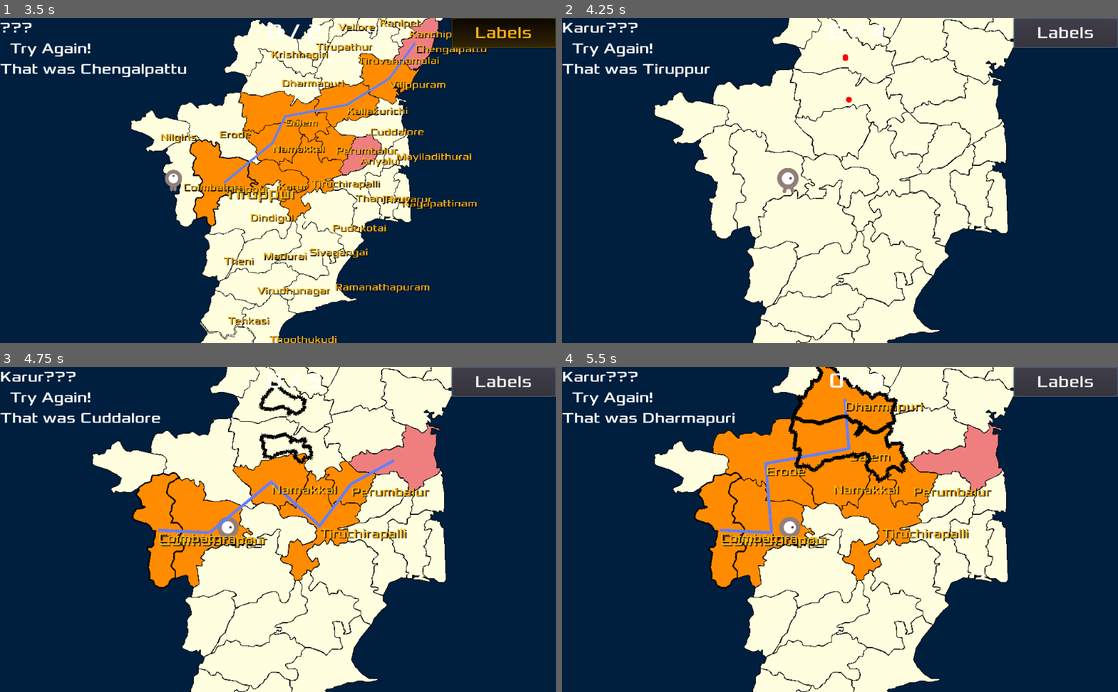
Above: before the commit, frames 1-4 (two rows, left to right).
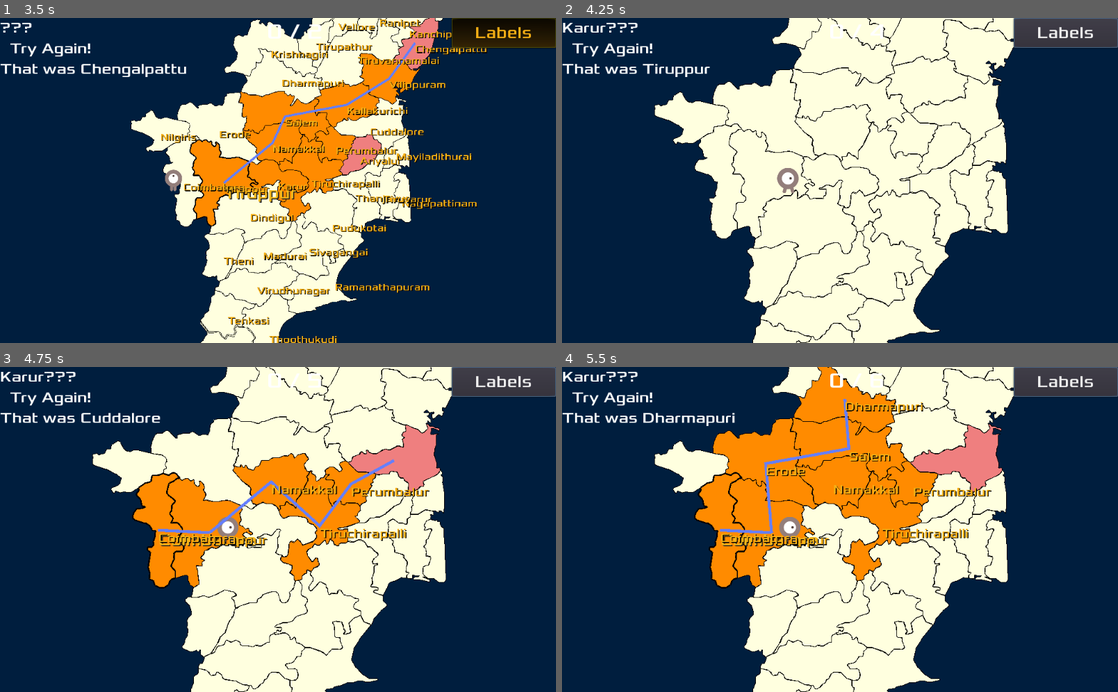
Above: after the commit, the same moments.

Repository: sharun-s/godot-tn
Game: Godot game, scene res://Node2D.tscn
The game is run twice, just before and just after one commit, with the same random seed, the same clock (stepped at 60 frames per second) and the same inputs.
Inputs (mouse positions are in pixels of both pictures, inside the frame that each line leads up to):
- Up to frame 1 (3.5 s): click "Quiz" at 0.5 s; click "Labels" at 1.25 s; tap Enter at 2 s; drag from (361, 154) to (172, 177) at 2.02 s; tap Space at 2.75 s; drag from (417, 44) to (172, 177) at 2.77 s
- Up to frame 2 (4.25 s): tap Enter at 3.5 s; move the mouse to (745, 180) at 3.52 s; hold Right (ui_right) from 3.53 s (still down); hold Mouse wheel up (zoom_in) from 3.53 s (still down); click (745, 180) at 3.67 s
- Up to frame 3 (4.75 s): release Right (ui_right) at 4.25 s; release Mouse wheel up (zoom_in) at 4.25 s; drag from (394, 461) to (155, 529) at 4.27 s
- Up to frame 4 (5.5 s): drag from (845, 399) to (717, 529) at 5.02 s

Frame 1 is identical in both runs. In frame 2, less than 0.1% of the frame differs, in the area x 50-53%, y 11-27%; in frame 3, 0.6%; in frame 4, 1.2%, in the area x 40-63%, y 0-36%.

Commit message:
district evo animation iteration - basic stepping test

Diff:
--- a/TN.gd
+++ b/TN.gd
@@ -204,7 +204,6 @@
 
 
 var dhistory=[{
-
 	Salem=[['Salem', 'Dharmapuri', 'Namakkal', 'Krishnagiri'],Color.mediumspringgreen],
 	Coimbatore=[['Tiruppur', 'Coimbatore', 'Erode'], Color.darkgreen],#006400
 	Madurai=[['Madurai', 'Dindigul', 'Theni'], Color.lightgreen],#90ee90
@@ -337,7 +336,6 @@
 	if event is InputEventScreenDrag:
 		walkpath.add_point(get_node(district).position)
 		highlight_district(district, false, true)
-		#print(event, district)
 
 func select(district):
 	if game_in_progress==1:
@@ -415,7 +413,7 @@
 		get_node(district).get_child(0).color=deselect_color
 
 func _draw():
-	if game_in_progress==2:
+	if game_in_progress==2 and clear_borders==false:
 		for dx in dhistory[current_year-1]:
 			var poly=PoolVector2Array(get_node(dx+'history').polygon)
 			var cnt=poly.size()
@@ -467,6 +465,13 @@
 	show_compass()
 	game_in_progress=0
 	update() # redraw borders
+	var tree=get_tree()
+#	for i in years:
+#		var ng=tree.get_nodes_in_group(i)
+#		print(i,' ', tree.has_group(i), ' ',ng.size())
+#		for j in ng:
+#			print(j.name)
+	print('GAME OVER ******',tree.get_node_count())
 
 func blink(district, color):
 	var dx=get_node(district).get_child(0)
@@ -494,12 +499,26 @@
 func process(_delta):
 	walkpath.show()
 
+func borders(show):
+	if show:
+		clear_borders=false
+		border_width=2
+		border_color=Color.black
+		update()
+	else:
+		clear_borders=true
+		border_width=0
+		border_color=Color.transparent
+		update()
+
 func reset(game_num:=100):
 	score=0
 	attempts=0
 	$HUD/Button.hide()
 	if game_num!=2:
 		$HUD/Learn.hide()
+	else:
+		borders(false)
 	hide_compass()
 	if selected_district!='':
 		deselect()
@@ -508,7 +527,7 @@
 
 func fullwalktest():
 	reset()
-	game_in_progress=2
+	game_in_progress=3
 	var current='Chennai'
 	var visited=[current]
 	$Camera2D/Gopal/CollisionShape2D.disabled = true
@@ -584,6 +603,8 @@
 		$HUD/Labels["modulate"]=Color(1.0, 1.0, 1.0)
 
 var cell=preload("res://cell.tscn")
+var district_animator
+
 func _on_TN_ready():
 	$Timer.start(1)
 	yield($Timer,"timeout")
@@ -632,16 +653,8 @@
 	get_node('Nilgiris').add_to_group('West')
 	#if OS.get_name()=='Android':
 	#	$HUD/Message.anchor_left=.45
-	var c=cell.instance()
-	add_child(c)
-	c.start(
-		[{node=get_node('Salem'),loc=d['Salem']}],
-		[{node=get_node('Salem'),loc=d['Salem']},
-		{node=get_node('Dharmapuri'),loc=d['Dharmapuri']},
-		#{node=get_node('Krishnagiri'),loc=d['Krishnagiri']},
-		#{node=get_node('Namakkal'),loc=d['Namakkal']}
-		])
-
+	district_animator=cell.instance()
+	add_child(district_animator)
 
 func _on_Player_hit(name):
 	#$HUD/Message.text='Gopal has wandered into '+ name
@@ -655,14 +668,40 @@
 "2004","2007","2019","2020"]
 var current_year=0
 
+func name(n):
+	#print(n.name)
+	if n.name == 'North Arcothistory':
+		return 'Tiruvannamalai'
+	elif n.name == 'South Arcothistory':
+		return 'Cuddalore'
+	elif n.name == 'Chinglepethistory':
+		return 'Kanchipuram'
+	elif n.name == 'Trichyhistory':
+		return 'Tiruchirapalli'
+	elif n.name == 'Madrashistory':
+		return 'Chennai'
+	else:
+		return n.name.replace('history','')
+
+var clear_borders:=false
 func _on_Learn_toggled():
-	print('STEP ***********', get_tree().get_node_count())
+	#print('STEP ***********', get_tree().get_node_count())
+	var old
+	var newlist
 	if game_in_progress!=2:
 		game_in_progress=2
 		reset(2)
-		print('resetting ', current_year)
-		#TODO if groups already exist dont recreate simply
 		add_historic_districts(years[current_year], dhistory[0])
+		# using karur as proxy center
+		old=[{node=get_node('Karur'),loc=d['Karur']}]
+		newlist=[]
+		for n in get_tree().get_nodes_in_group(years[current_year]):
+			if n is Polygon2D:
+				#newlist.append({node=n, loc=d[name(n)]})
+				newlist.append({node=n, loc=get_node(name(n)).position}) #d[name(n)]})
+		district_animator.start(old, newlist)
+		yield(district_animator, "move_complete")
+		borders(true)
 		get_tree().call_group(years[current_year],"show")
 		current_year=current_year+1
 		update() # careful draw uses current_year - 1
@@ -677,16 +716,23 @@
 		game_over()
 		print('after queue free ***********', get_tree().get_node_count())
 		return
-	#if current_year==0:
-	#	get_tree().call_group(years[current_year],"show")
-	#	current_year=current_year+1
-	#	return
-	get_tree().set_group(years[current_year-1],"modulate",Color(0.3,1.0,0.0,.2))
+	get_tree().set_group(years[current_year-1],"modulate",Color(0.3,1.0,0.0,.7))
 	#get_tree().call_group(years[current_year-1],"hide")
-
-	#merge_dict(dhistory[0], dhistory[current_year])
+	newlist=[]
+	#for key in dhistory[current_year]:
+	#	old.append({node=get_node(key+'history'), loc=get_node(key).position})
+	var key=dhistory[current_year].keys()[0]
+	old=[{node=get_node(key+'history'), loc=get_node(key).position}]
 	add_historic_districts(years[current_year], dhistory[current_year])
-	update()
+	for n in get_tree().get_nodes_in_group(years[current_year]):
+		if n is Polygon2D:
+			#newlist.append({node=n, loc=d[name(n)]})
+			newlist.append({node=n, loc=get_node(name(n)).position}) #d[name(n)]})
+	print(years[current_year], ' ',newlist.size())
+	district_animator.start(old, newlist)
+	yield(district_animator, "move_complete")
+	get_tree().call_group(years[current_year],"show")
+	borders(true)
 	$HUD/Learn.text=years[current_year]
 	current_year=current_year+1
 	get_tree().call_group(years[current_year-1],"show")
--- a/cellEffects.gd
+++ b/cellEffects.gd
@@ -7,7 +7,7 @@
 signal move_complete
 var drawpoly=false
 
-func _process(delta):
+func _process(_delta):
 	update()
 
 func movecell(x):
@@ -15,12 +15,20 @@
 	update()
 
 var inc=0.0
+var drawcenters=false
+var speed=0.01
+
 func _draw():
 	if drawpoly:
-		inc=inc+.02
+		inc=inc+speed
 		inc=clamp(inc,0.0, 1.0)
 		draw_poly_with_lines()
-	else:
+		if inc== 1.0:
+			newpolys.clear()
+			emit_signal("move_complete")
+			inc=0.0
+			drawpoly=false
+	if drawcenters:
 		for i in newcenters:
 			draw_circle(i, 10, Color.red)
 		if len(newcenters) > len(newpolys):
@@ -32,22 +40,24 @@
 	newpolys=n
 	for i in oldpolys:
 		oldcenters.append(i.node.position)
-
 	for i in newpolys:
-		$Tween.interpolate_method(self, "movecell", oldcenters[0], i.node.position, .8)
+		#$Tween.interpolate_method(self, "movecell", oldcenters[0], Vector2(i.loc[0], i.loc[1]), .8)
+		$Tween.interpolate_method(self, "movecell", oldcenters[0], i.loc, .8)
+	drawcenters=true
 	$Tween.start()
 
 var todraw=[]
 func _on_Tween_tween_all_completed():
+	drawcenters=false
 	$Tween.remove_all()
+	todraw.clear()
 	for i in newpolys:
-		var t=Transform2D()
+		#var t=Transform2D()
 		var ddims=Vector2(i.loc[0],i.loc[1])
-		print(i.node.position, ' ', ddims)
-		var p1=i.node.get_child(0)
-		t.origin=Vector2(ddims[0],ddims[1])
-		var m=t.xform(p1.polygon)
-		var tmp={p=m, origin=i.node.position}
+		var p1=i.node#.get_child(0)
+		#t.origin=ddims
+		#var m=t.xform(p1.polygon)
+		var tmp={p=p1.polygon, origin=ddims} #m, origin=ddims}#i.node.position}
 		todraw.append(tmp)
 		#for pt in i.get_child(0).polygon:
 			#$Tween.interpolate_method(self,"setpolys",i.position,i.position+pt,.1)
